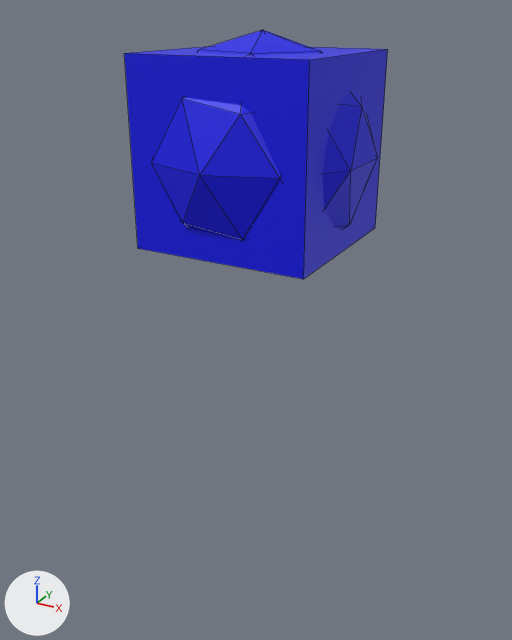
Before and after pictures for a commit that changed the Blender file assets/robo_chan/robo_chan_model.blend.
The view is the same before and after, from a 50 mm lens placed at (0.177, -0.328, 0.27), pointed at (-0.004, 0.001, 0.106). The lights are fixed; the arrows at lower left show +X, +Y and +Z. Mesh edges are drawn as thin lines. The same objects are shown in both versions, whatever each file hides.

The scene before the commit, as lines of its bpy script (objects in view):
```python
me_cube_003 = bpy.data.meshes.new('Cube.003')
me_cube_003.from_pydata(...)  # a box spanning x -0.0476..0.0476, y -0.0476..0.0476, z 0.1559..0.251
me_cube_003.materials.append(mat_portal_inner_object_mat)  # blue #0006e7
me_cube_004 = bpy.data.meshes.new('Cube.004')
me_cube_004.from_pydata([(-0.0463, -0.0463, 0.1684), (0.0, 0.0, 0.2609), (0.0463, -0.0463, 0.2184), (0.0463, 0.0463, 0.1684)], [], [(0, 3, 1), (3, 0, 2), (3, 1, 2), (2, 1, 0), (1, 3, 2, 0)])
me_cube_004.materials.append(mat_portal_inner_object_mat)  # blue #0006e7
me_icosphere = bpy.data.meshes.new('Icosphere')
me_icosphere.from_pydata(...)  # an icosphere of 80 faces spanning x -0.0564..0.0564, y -0.0594..0.0594, z 0.1419..0.2606
me_icosphere.materials.append(mat_portal_inner_object_mat)  # blue #0006e7
ob_portal_inner_cube = bpy.data.objects.new('Portal_Inner_Cube', me_cube_003)
ob_portal_inner_cube.location = (0.0, 0.0, 0.0)
ob_portal_inner_sphere = bpy.data.objects.new('Portal_inner_sphere', me_icosphere)
ob_portal_inner_sphere.location = (0.0, 0.0, 0.0)
ob_portal_inner_triangle = bpy.data.objects.new('Portal_inner_triangle', me_cube_004)
ob_portal_inner_triangle.location = (0.0, 0.0, 0.0)
```
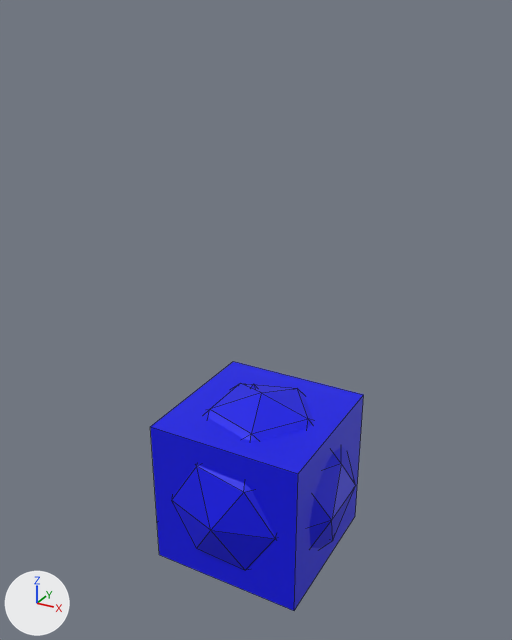
The edits, one by one:
me_cube_003 has 8 vertices, 6 faces and spans x -0.0476..0.0476, y -0.0476..0.0476, z 0.1559..0.251.
me_cube_003 is used by ob_portal_inner_cube; location (0.0, 0.0, 0.0).
me_cube_003 part 1: the whole mesh is moved by (0.0, 0.0, -0.2034).
me_icosphere has 42 vertices, 80 faces and spans x -0.0564..0.0564, y -0.0594..0.0594, z 0.1419..0.2606.
me_icosphere is used by ob_portal_inner_sphere; location (0.0, 0.0, 0.0).
me_icosphere part 2: the whole mesh is moved by (0.0, 0.0, -0.2012).
me_cube_004 has 4 vertices, 5 faces and spans x -0.0463..0.0463, y -0.0463..0.0463, z 0.1684..0.2609.
me_cube_004 is used by ob_portal_inner_triangle; location (0.0, 0.0, 0.0).
me_cube_004 part 3: the whole mesh is moved by (-0.0116, 0.0116, -0.204).

What differs and where, as boxes (x1, y1, x2, y2) in the pictures (512 x 640 px):
'Portal_Inner_Cube', mesh moved
    before: (124, 46, 388, 279)
    after: (150, 361, 364, 611)
'Portal_inner_sphere', mesh moved
    before: (152, 30, 378, 240)
    after: (172, 383, 355, 570)
'Portal_inner_triangle', mesh moved (not visible before)
    after: (251, 384, 257, 388)
